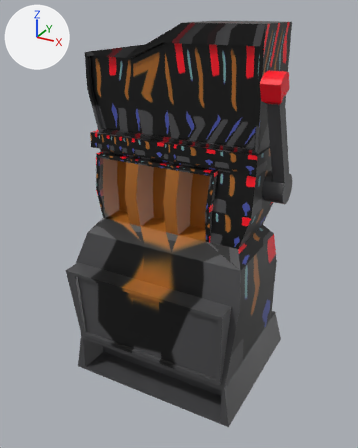
Two versions of the FBX model Assets/Art/Environment/Ship/Pre-Level Things/SlotMachine.fbx, one commit apart.
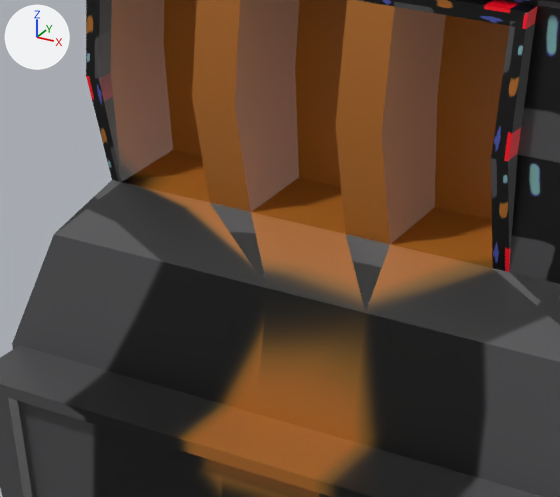
There are two pictures of each version: one whole from a 50 mm lens placed at (3.77, -7.01, 6.29), pointed at (-0.02, -0.12, 2.84), one close up on the part from 20% to 63% of the width and 38% to 68% of the height. The lights are fixed; the arrows at upper left show +X, +Y and +Z. Where no turn or scale is listed for an object, it has been applied to the vertices.

Names of what the first close-up shows: 'Machine_LP'.
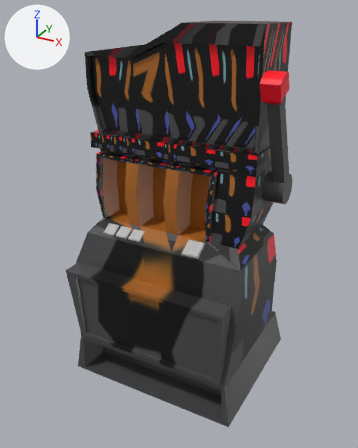
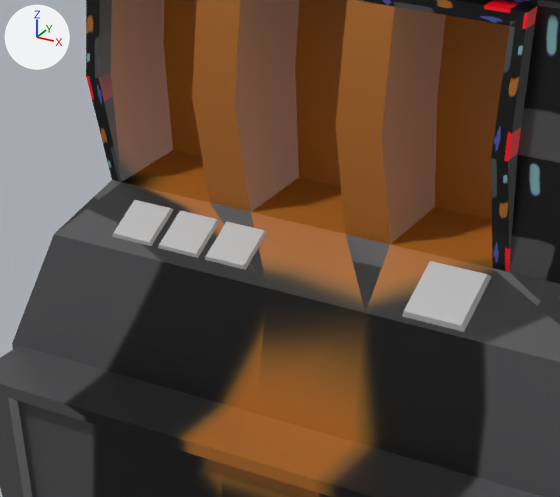
Pixel boxes (x1, y1, x2, y2) of what changed, in the close-ups (560 x 497 px):
'SM_Button_B', added
    after: (402, 261, 492, 332)
'SM_Button_3', added
    after: (205, 222, 267, 270)
'SM_Button_2', added
    after: (158, 210, 220, 258)
'SM_Button_1', added
    after: (112, 200, 173, 246)

The change, as a list of edits to the scene's bpy script:
```text
Add mat_lambert1:
    mat_lambert1 = principled_material('lambert1')
    mat_lambert1.base_color = (0.5, 0.5, 0.5)  # grey #bcbcbc
Add me_mesh_004:
    me_mesh_004.from_pydata([(-0.116, -0.098, -0.069), (0.116, -0.098, -0.069), (-0.103, -0.103, -0.033), (0.103, -0.103, -0.033), (-0.103, 0.075, 0.069), (0.103, 0.075, 0.069), (-0.116, 0.103, 0.046), (0.116, 0.103, 0.046)], [], [(0, 1, 3, 2), (2, 3, 5, 4), (4, 5, 7, 6), (6, 7, 1, 0), (1, 7, 5, 3), (6, 0, 2, 4)])
    me_mesh_004.materials.append(mat_lambert1)  # grey #bcbcbc
Add me_mesh_003:
    me_mesh_003.from_pydata([(-0.116, -0.098, -0.069), (0.116, -0.098, -0.069), (-0.103, -0.103, -0.033), (0.103, -0.103, -0.033), (-0.103, 0.075, 0.069), (0.103, 0.075, 0.069), (-0.116, 0.103, 0.046), (0.116, 0.103, 0.046)], [], [(0, 1, 3, 2), (2, 3, 5, 4), (4, 5, 7, 6), (6, 7, 1, 0), (1, 7, 5, 3), (6, 0, 2, 4)])
    me_mesh_003.materials.append(mat_lambert1)  # grey #bcbcbc
Add me_mesh_002:
    me_mesh_002.from_pydata([(-0.116, -0.098, -0.069), (0.116, -0.098, -0.069), (-0.103, -0.103, -0.033), (0.103, -0.103, -0.033), (-0.103, 0.075, 0.069), (0.103, 0.075, 0.069), (-0.116, 0.103, 0.046), (0.116, 0.103, 0.046)], [], [(0, 1, 3, 2), (2, 3, 5, 4), (4, 5, 7, 6), (6, 7, 1, 0), (1, 7, 5, 3), (6, 0, 2, 4)])
    me_mesh_002.materials.append(mat_lambert1)  # grey #bcbcbc
Add me_mesh_005:
    me_mesh_005.from_pydata([(-0.155, -0.131, -0.093), (0.155, -0.131, -0.093), (-0.138, -0.138, -0.044), (0.138, -0.138, -0.044), (-0.138, 0.1, 0.093), (0.138, 0.1, 0.093), (-0.155, 0.138, 0.062), (0.155, 0.138, 0.062)], [], [(0, 1, 3, 2), (2, 3, 5, 4), (4, 5, 7, 6), (6, 7, 1, 0), (1, 7, 5, 3), (6, 0, 2, 4)])
    me_mesh_005.materials.append(mat_lambert1)  # grey #bcbcbc
Add ob_sm_button_3:
    ob_sm_button_3 = bpy.data.objects.new('SM_Button_3', me_mesh_004)
    ob_sm_button_3.location = (-0.508, -0.713, 2.754)
Add ob_sm_button_1:
    ob_sm_button_1 = bpy.data.objects.new('SM_Button_1', me_mesh_003)
    ob_sm_button_1.location = (-1.024, -0.713, 2.754)
Add ob_sm_button_2:
    ob_sm_button_2 = bpy.data.objects.new('SM_Button_2', me_mesh_002)
    ob_sm_button_2.location = (-0.765, -0.713, 2.754)
Add ob_sm_button_b:
    ob_sm_button_b = bpy.data.objects.new('SM_Button_B', me_mesh_005)
    ob_sm_button_b.location = (0.563, -0.711, 2.757)
```
